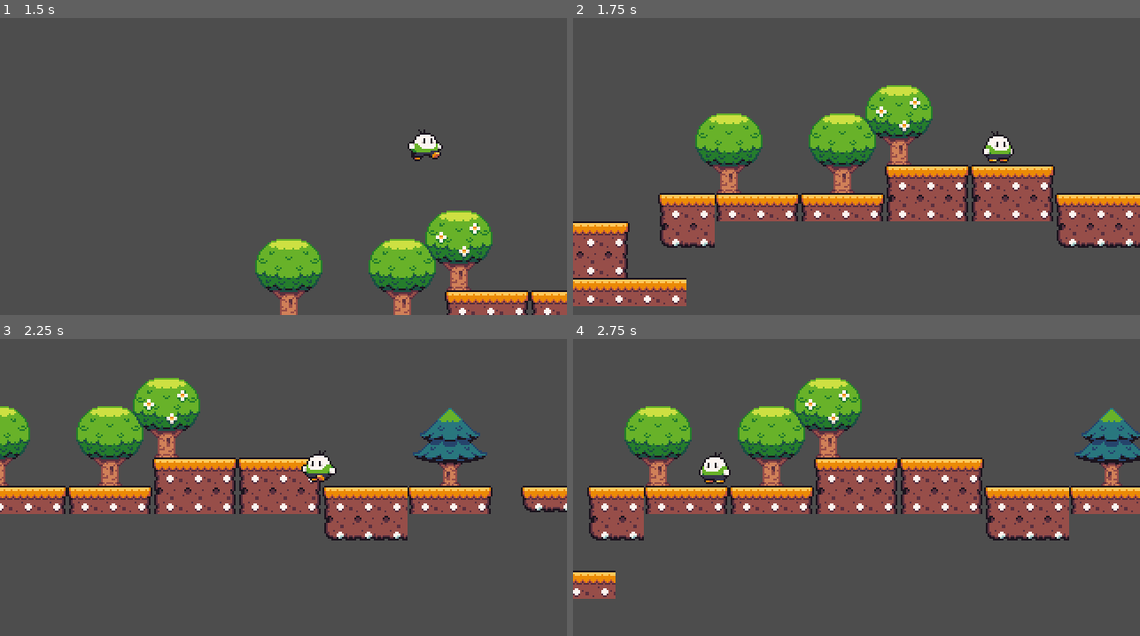
Above: before the commit, frames 1-4 (two rows, left to right).
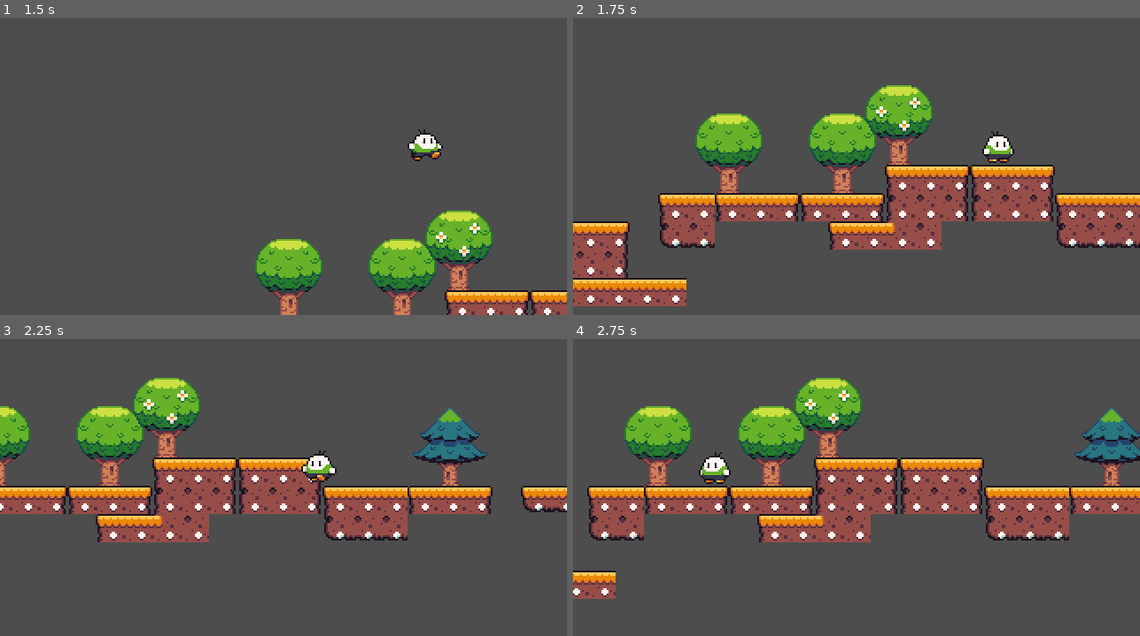
Above: after the commit, the same moments.

Repository: cpmjogos/jogo-de-plataforma-2D
Game: Godot game, scene res://Cenas/level.tscn
Two runs of this game, one before a commit and one after it. Both use one fixed random seed, a clock stepped at 60 frames per second and the inputs below. Before the commit the project has no main scene; this scene is started directly in both runs.
Inputs:
- Up to frame 1 (1.5 s): tap Enter (ui_accept) at 0.5, 0.77 s; hold Right (ui_right) from 0.53 s (still down)
- Up to frame 2 (1.75 s): keep holding Right (ui_right); tap Enter (ui_accept) at 1.52 s
- Up to frame 3 (2.25 s): release Right (ui_right) at 2.03 s; hold Left (ui_left) from 2.03 s (still down)
- Up to frame 4 (2.75 s): keep holding Left (ui_left)

Frame 1 is identical in both runs. In frame 2, 1.9% of the frame differs, in the area x 45-65%, y 68-78%; in frame 3, 1.9%; in frame 4, 1.9%.

Commit message:
crianco bg

Diff:
--- a/Cenas/level.tscn
+++ b/Cenas/level.tscn
@@ -5,7 +5,7 @@
 [ext_resource type="PackedScene" uid="uid://ct51tm2howq7k" path="res://atores/player.tscn" id="3_m544g"]
 
 [sub_resource type="RectangleShape2D" id="RectangleShape2D_7wwae"]
-size = Vector2(294, 11.75)
+size = Vector2(93, 73)
 
 [sub_resource type="TileSetAtlasSource" id="TileSetAtlasSource_jr54k"]
 texture = ExtResource("1_6ecg6")
@@ -270,7 +270,7 @@
 [node name="StaticBody2D" type="StaticBody2D" parent="."]
 
 [node name="CollisionShape2D" type="CollisionShape2D" parent="StaticBody2D"]
-position = Vector2(322, 291.875)
+position = Vector2(318.5, 303.5)
 shape = SubResource("RectangleShape2D_7wwae")
 
 [node name="level" type="TileMap" parent="."]
@@ -278,7 +278,7 @@
 tile_set = SubResource("TileSet_txhe7")
 format = 2
 layer_0/name = "Ground"
-layer_0/tile_data = PackedInt32Array(1048594, 196608, 1, 104 …(5230 unchanged characters)… , 1048605, 589825, 3, 1048607, 720897, 3)
+layer_0/tile_data = PackedInt32Array(1048594, 196608, 1, 104 …(5230 unchanged characters)… , 1048605, 589825, 3, 1048607, 720897, 3, 1179661, 65536, 3, 1179662, 131072, 3, 1179663, 196608, 3, 1179664, 262144, 3)
 layer_1/name = "Trees"
 layer_1/enabled = true
 layer_1/modulate = Color(1, 1, 1, 1)
@@ -295,3 +295,6 @@
 [node name="BG-ParallaxBackground" type="ParallaxLayer" parent="ParallaxBackground"]
 
 [node name="Sprite2D" type="Sprite2D" parent="ParallaxBackground/BG-ParallaxBackground"]
+
+[node name="Node2D" type="Node2D" parent="."]
+position = Vector2(137.071, 304.2)
--- a/project.godot
+++ b/project.godot
@@ -11,7 +11,7 @@
 [application]
 
 config/name="Jogo de plataforma 2D"
-run/main_scene="res://Cenas/Leonardo2D.tscn"
+run/main_scene="res://Cenas/level.tscn"
 config/features=PackedStringArray("4.1", "GL Compatibility")
 config/icon="res://icon.svg"
 
